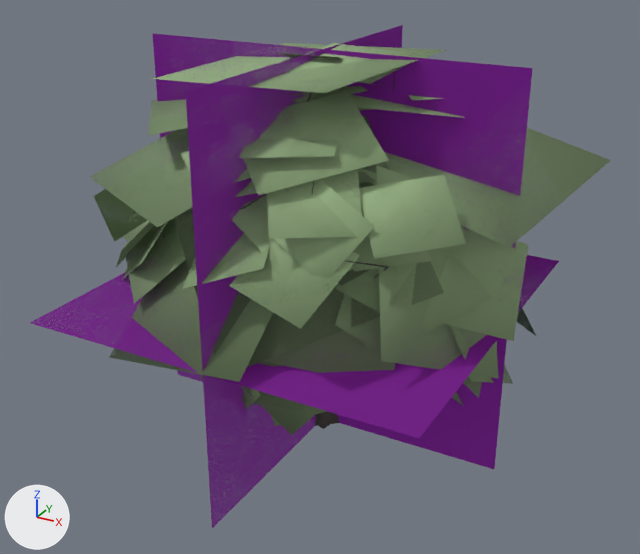
The glTF model data/models/board/vegetation/tree-layered.glb, before and after one commit.
Both versions are drawn from a 50 mm camera at (30.0, -55.1, 40.3) aimed at (0.1, -0.6, 13.0). The axes (+X, +Y, +Z) are drawn at lower left. The lights are the same throughout. The picture after the commit comes second. Where no turn or scale is listed for an object, it has been applied to the vertices. Vertices at exactly the same position are counted once.

The first picture shows 'tree-layered-lod0.001', 'tree-layered-lod1.001', 'tree-layered-lod2.001', 'tree-layered-lod3.001'.
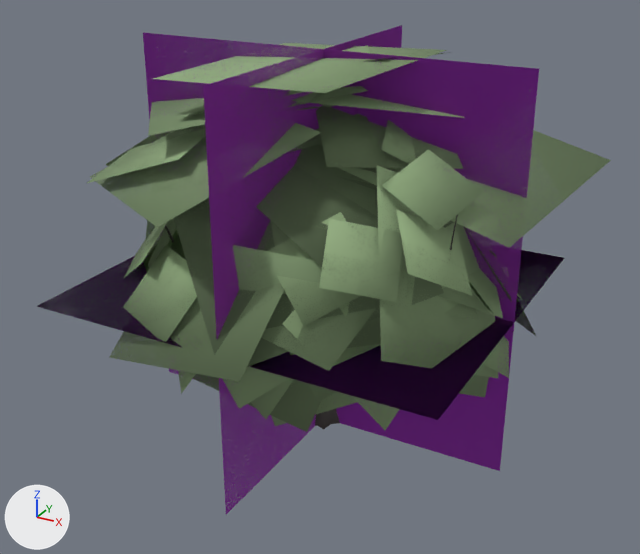
Where the change shows, as pixel boxes (x1, y1, x2, y2) in the pictures (640 x 554 px):
'tree-layered-lod3.001', reshaped: before (30, 25, 559, 528); after (38, 25, 564, 514)
'tree-layered-lod0.001', reshaped: before (94, 53, 492, 435); after (123, 45, 529, 430)
'tree-layered-lod1.001', reshaped: before (116, 43, 528, 424); after (87, 52, 512, 432)
part 1 of me_tree_layered_lod0, deleted (green): before (94, 53, 492, 435)
part 2 of me_tree_layered_lod0, reshaped (mostly hidden before): before (318, 411, 331, 429); after (123, 45, 529, 430)
part 3 of me_tree_layered_lod1, rebuilt: before (264, 287, 403, 373); after (255, 297, 378, 371)
part 4 of me_tree_layered_lod1, rebuilt (mostly hidden): before (431, 333, 483, 398); after (459, 266, 510, 397)
part 5 of me_tree_layered_lod1, rebuilt (mostly hidden): before (122, 163, 182, 256); after (134, 204, 209, 281)
part 6 of me_tree_layered_lod1, rebuilt (not visible afterwards): before (449, 271, 507, 378)
part 7 of me_tree_layered_lod1, rebuilt: before (394, 228, 528, 341); after (415, 204, 503, 318)
part 8 of me_tree_layered_lod1, rebuilt (mostly hidden before): before (297, 272, 360, 348); after (271, 218, 427, 355)
part 9 of me_tree_layered_lod1, deleted (mostly hidden): before (124, 43, 513, 411)
part 10 of me_tree_layered_lod1, cut back: before (116, 91, 464, 424); after (87, 87, 512, 432)

Diff of the bpy script that builds the scene:
```diff
--- a/data/models/board/vegetation/tree-layered.glb.py
+++ b/data/models/board/vegetation/tree-layered.glb.py
@@ me_tree_layered_lod0 @@
-me_tree_layered_lod0.from_pydata(...)  # 1375 vertices, 1290 faces; spans x -14.9..14.7, y -15.9..13.5, z 0.0..30.0
+me_tree_layered_lod0.from_pydata(...)  # 1289 vertices, 1298 faces; spans x -15.9..15.2, y -14.2..13.4, z 0.0..30.0
+# me_tree_layered_lod0 part 1: 183 loose pieces with 804 vertices, spanning x -14.9..14.7, y -15.9..13.5, z 5.0..30.0, are deleted
+# me_tree_layered_lod0 part 2: 56 vertices removed from x -7.4..9.5, y -2.7..7.9, z 0.0..24.0; 774 vertices added at x -15.9..15.2, y -14.2..13.4, z 0.0..30.0
+# other edits to the shape of me_tree_layered_lod0 do not show in these pictures
 me_tree_layered_lod0.materials.append(mat_bark)
@@ me_tree_layered_lod1 @@
-me_tree_layered_lod1.from_pydata(...)  # 364 vertices, 278 faces; spans x -16.2..16.8, y -14.0..13.4, z 0.0..30.0
+me_tree_layered_lod1.from_pydata(...)  # 343 vertices, 266 faces; spans x -17.4..15.9, y -15.0..16.0, z 0.0..30.0
+# me_tree_layered_lod1 part 3: the loose piece of 4 vertices spanning x 1.1..10.5, y -13.8..-4.2, z 11.3..19.3 is rebuilt with 4 vertices and now spans x -1.4..9.6, y -13.8..-4.4, z 13.6..19.2
+# me_tree_layered_lod1 part 4: the loose piece of 4 vertices spanning x 7.2..14.0, y -6.2..5.0, z 7.7..16.6 is rebuilt with 4 vertices and now spans x 7.3..13.9, y -7.5..3.1, z 6.7..18.2
+# me_tree_layered_lod1 part 5: the loose piece of 4 vertices spanning x -16.1..-5.8, y -8.0..1.2, z 14.8..21.4 is rebuilt with 4 vertices and now spans x -15.0..-5.3, y -9.3..1.0, z 11.5..18.7
+# me_tree_layered_lod1 part 6: the loose piece of 4 vertices spanning x 7.2..14.4, y -6.1..0.4, z 7.8..17.5 is rebuilt with 4 vertices and now spans x 6.2..12.3, y -8.1..1.8, z 8.6..16.4
+# me_tree_layered_lod1 part 7: the loose piece of 4 vertices spanning x 8.0..16.8, y -8.3..0.8, z 14.1..19.6 is rebuilt with 4 vertices and now spans x 6.7..14.9, y -7.1..3.8, z 13.6..20.9
+# me_tree_layered_lod1 part 8: the loose piece of 4 vertices spanning x 3.3..8.5, y -10.2..-2.0, z 12.1..20.2 is rebuilt with 4 vertices and now spans x 0.5..11.7, y -12.7..-2.3, z 13.2..20.4
+# me_tree_layered_lod1 part 9: 37 loose pieces with 162 vertices, spanning x -14.9..14.4, y -14.0..13.4, z 2.1..30.0, are deleted
+# me_tree_layered_lod1 part 10: 70 vertices removed from x -16.2..12.6, y -13.1..13.2, z 0.0..27.8; 211 vertices added at x -17.4..15.9, y -15.0..16.0, z 0.0..28.2
+# other edits to the shape of me_tree_layered_lod1 do not show in these pictures
 me_tree_layered_lod1.materials.append(mat_bark)
@@ me_tree_layered_lod3 @@
-me_tree_layered_lod3.from_pydata(...)  # 12 vertices, 6 faces; spans x -14.9..14.7, y -15.9..13.5, z 0.0..30.0
-me_tree_layered_lod3.vertices[0].co = (-14.9, 0.0, 0.0)  # pixel (177, 374)
-me_tree_layered_lod3.vertices[1].co = (14.7, 0.0, 0.0)  # pixel (494, 469)
-me_tree_layered_lod3.vertices[2].co = (14.7, 0.0, 30.0)  # pixel (532, 68)
-me_tree_layered_lod3.vertices[3].co = (-14.9, 0.0, 30.0)  # pixel (152, 33)
-me_tree_layered_lod3.vertices[4].co = (0.0, -15.9, 0.0)  # pixel (212, 528)
-me_tree_layered_lod3.vertices[5].co = (0.0, 13.5, 0.0)
-me_tree_layered_lod3.vertices[6].co = (0.0, 13.5, 30.0)  # pixel (402, 25)
-me_tree_layered_lod3.vertices[7].co = (0.0, -15.9, 30.0)  # pixel (185, 91)
-me_tree_layered_lod3.vertices[8].co = (-14.9, -15.9, 12.1)  # pixel (29, 323)
-me_tree_layered_lod3.vertices[9].co = (14.7, -15.9, 12.1)  # pixel (419, 438)
-me_tree_layered_lod3.vertices[10].co = (14.7, 13.5, 12.1)  # pixel (559, 260)
-me_tree_layered_lod3.vertices[11].co = (-14.9, 13.5, 12.1)
+me_tree_layered_lod3.from_pydata(...)  # 12 vertices, 6 faces; spans x -15.9..15.2, y -14.2..13.4, z 0.0..30.0
+# me_tree_layered_lod3 part 11
+me_tree_layered_lod3.vertices[0].co = (-15.9, 0.0, 0.0)  # pixel (169, 371)
+me_tree_layered_lod3.vertices[1].co = (15.2, 0.0, 0.0)  # pixel (499, 471)
+me_tree_layered_lod3.vertices[2].co = (15.2, 0.0, 30.0)  # pixel (539, 68)
+me_tree_layered_lod3.vertices[3].co = (-15.9, 0.0, 30.0)  # pixel (142, 32)
+me_tree_layered_lod3.vertices[4].co = (0.0, -14.2, 0.0)  # pixel (225, 515)
+me_tree_layered_lod3.vertices[5].co = (0.0, 13.4, 0.0)
+me_tree_layered_lod3.vertices[6].co = (0.0, 13.4, 30.0)  # pixel (402, 25)
+me_tree_layered_lod3.vertices[7].co = (0.0, -14.2, 30.0)  # pixel (203, 85)
+me_tree_layered_lod3.vertices[8].co = (-15.9, -14.2, 12.5)  # pixel (36, 306)
+me_tree_layered_lod3.vertices[9].co = (15.2, -14.2, 12.5)  # pixel (437, 419)
+me_tree_layered_lod3.vertices[10].co = (15.2, 13.4, 12.5)  # pixel (564, 257)
+me_tree_layered_lod3.vertices[11].co = (-15.9, 13.4, 12.5)
 me_tree_layered_lod3.materials.append(mat_impostor)
```
